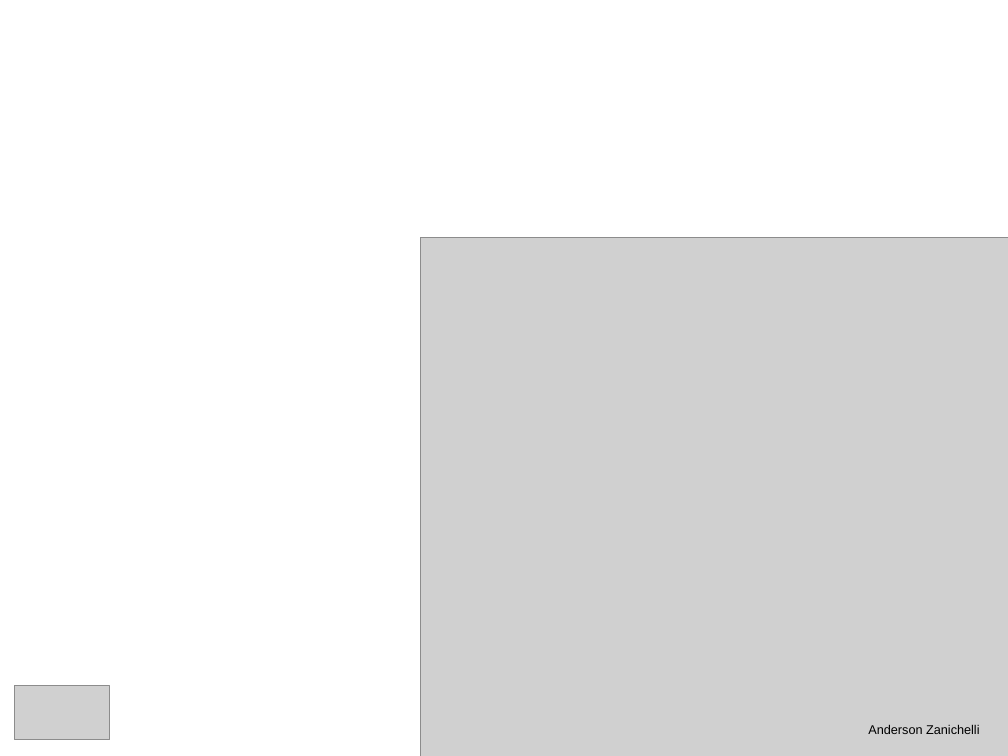
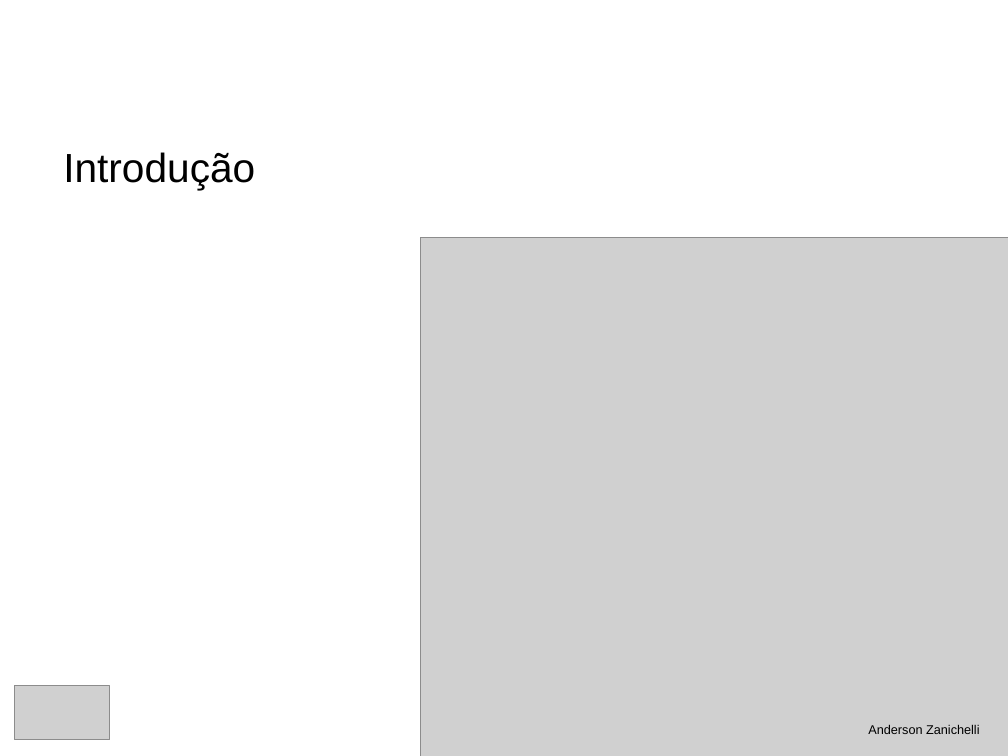
Before and after one commit to andersonzanichelli/tcc-informatica, a slide deck: slide 3 of defesa.odp (slide 4 before the commit). Drawn at 1008x756 pixels with LibreOffice and Linux fonts; fonts in the diff are those of the drawing; grey boxes stand for pictures. Boxes give left, top, right and bottom in pixels: in the first picture for what was removed or moved away, otherwise in the second. Text is boxed around its words. In the diff, an @@ line names an element or a change of style, - is before the commit and + after.

```diff
--- a/defesa.odp
+++ b/defesa.odp
@@ text added at (x1=63, y1=152, x2=255, y2=190), 32 pt, text #000000 @@
+Introdução
```
Also in this commit, not shown: 1 other slide changed, 19 slides added, 24 other files.
